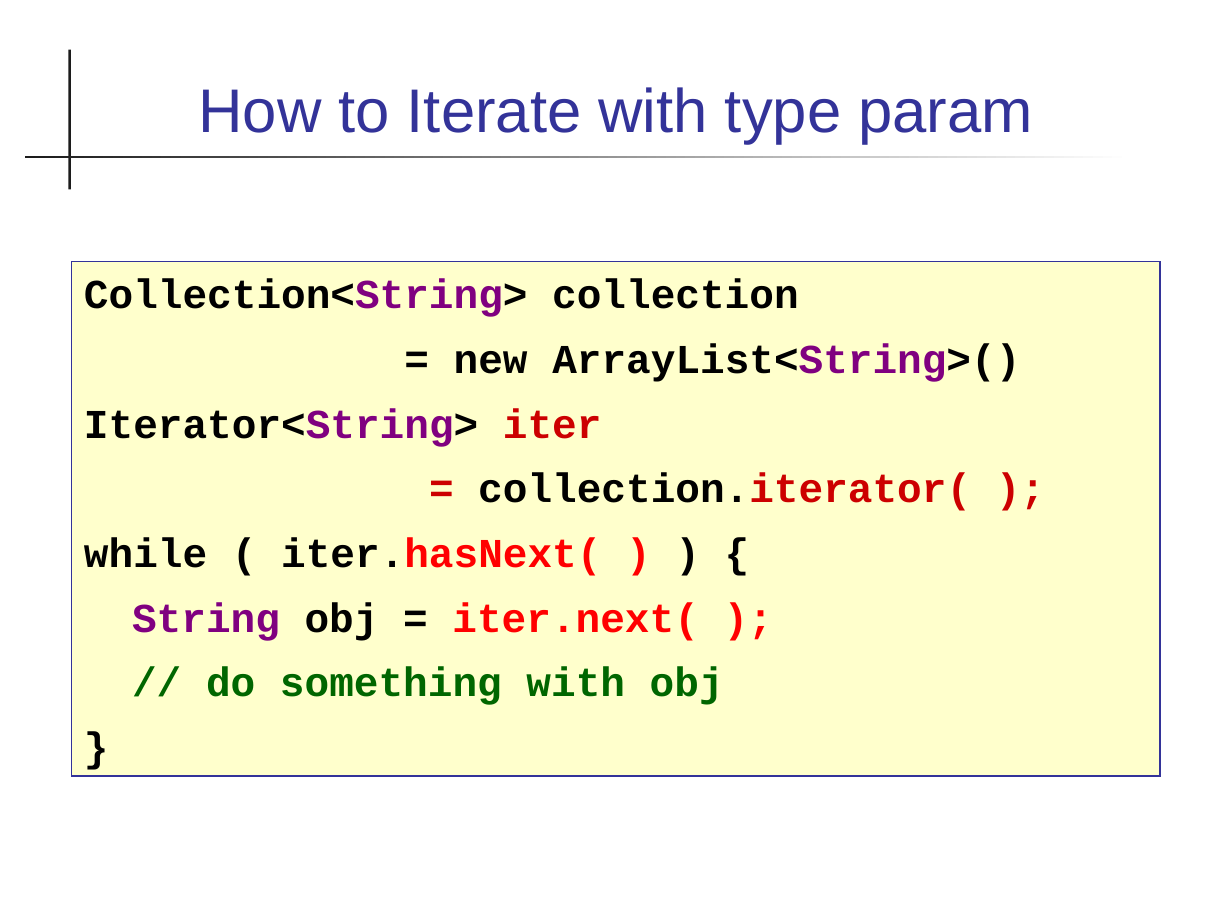
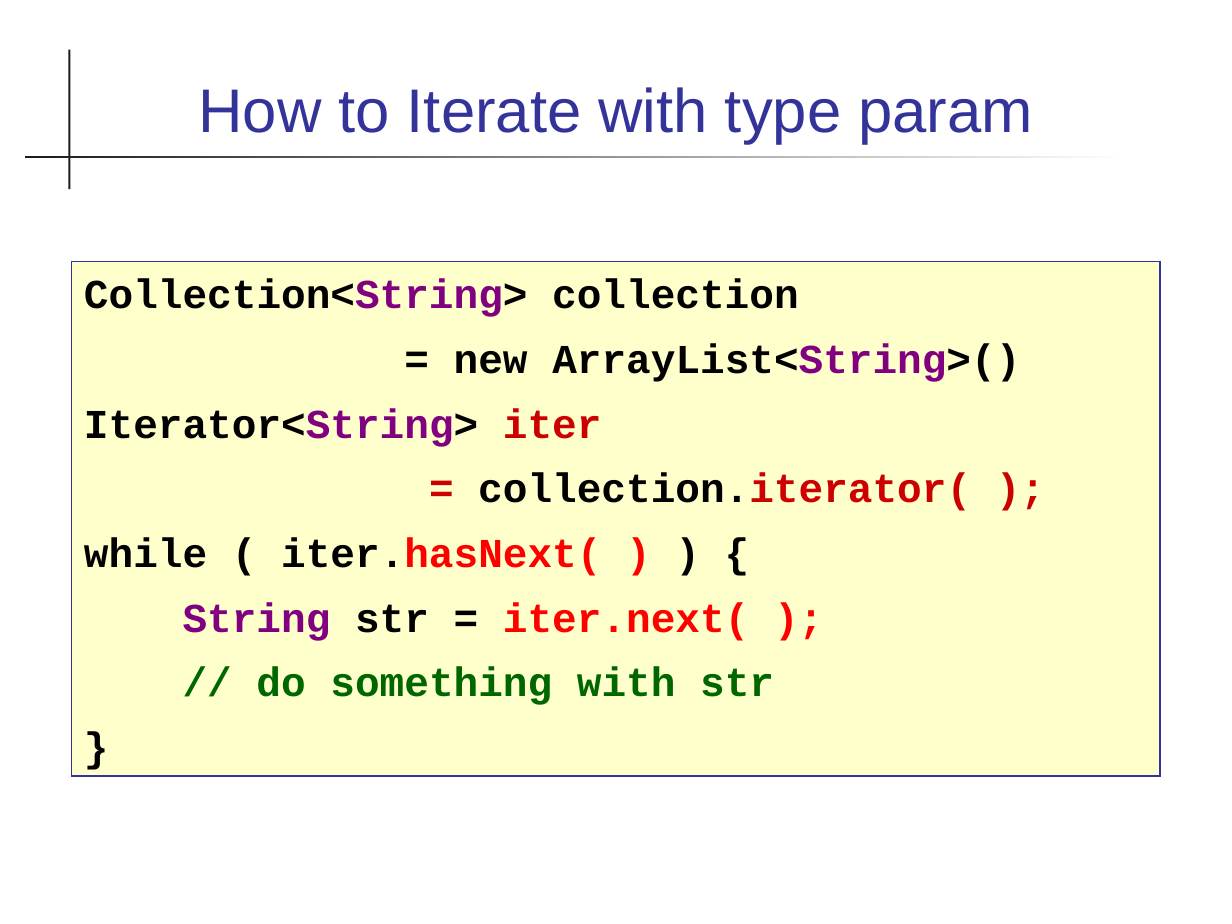
Before and after one commit to skeoop/skeoop.github.io, a slide deck: slide 27 of collections/Collections.ppt (slide 30 before the commit). Drawn at 1232x924 pixels with LibreOffice and Linux fonts; fonts in the diff are those of the drawing. Boxes give left, top, right and bottom in pixels: in the first picture for what was removed or moved away, otherwise in the second. Text is boxed around its words. In the diff, an @@ line names an element or a change of style, - is before the commit and + after.

```diff
--- a/collections/Collections.ppt
+++ b/collections/Collections.ppt
@@ text in rectangle at (x1=183, y1=602, x2=774, y2=705): text changed @@
-String obj = iter.next( );
-// do something with obj
+String str = iter.next( );
+// do something with str
```
Also in this commit, not shown: 17 other slides changed, 7 slides removed, 9 other files.
